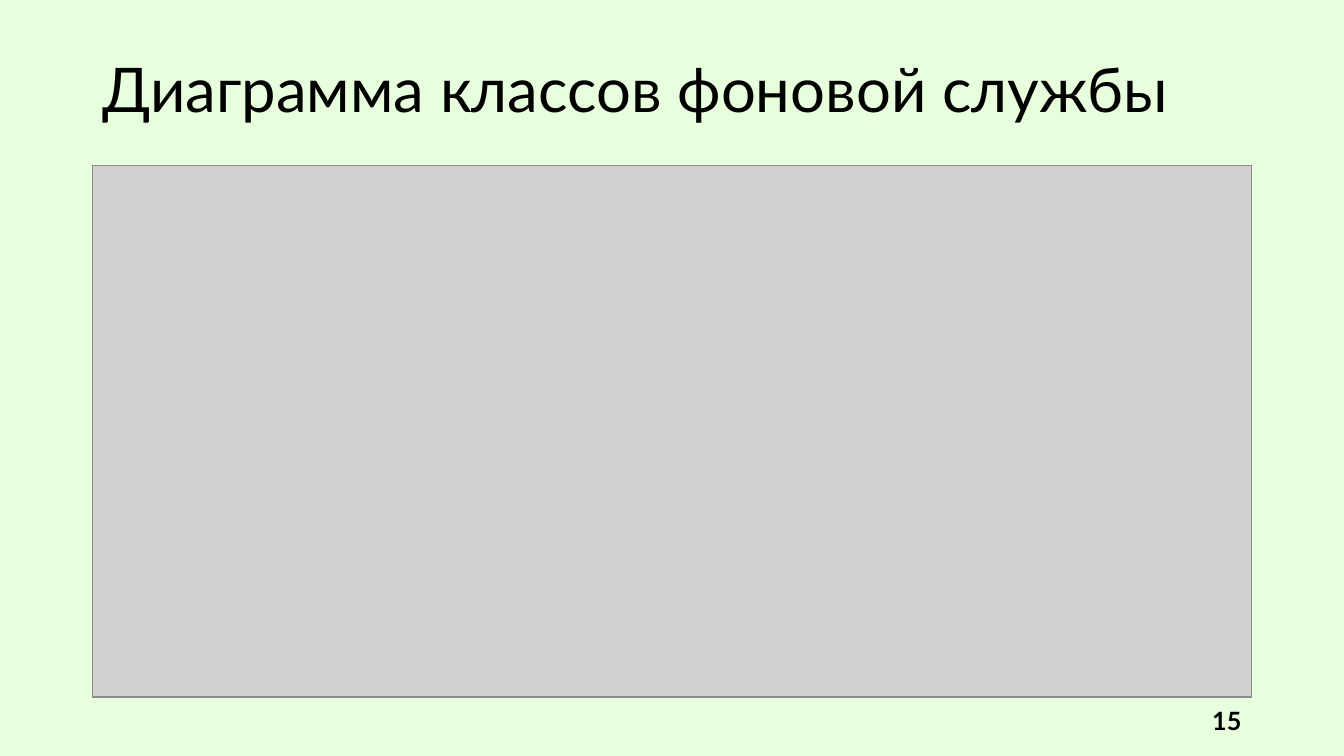
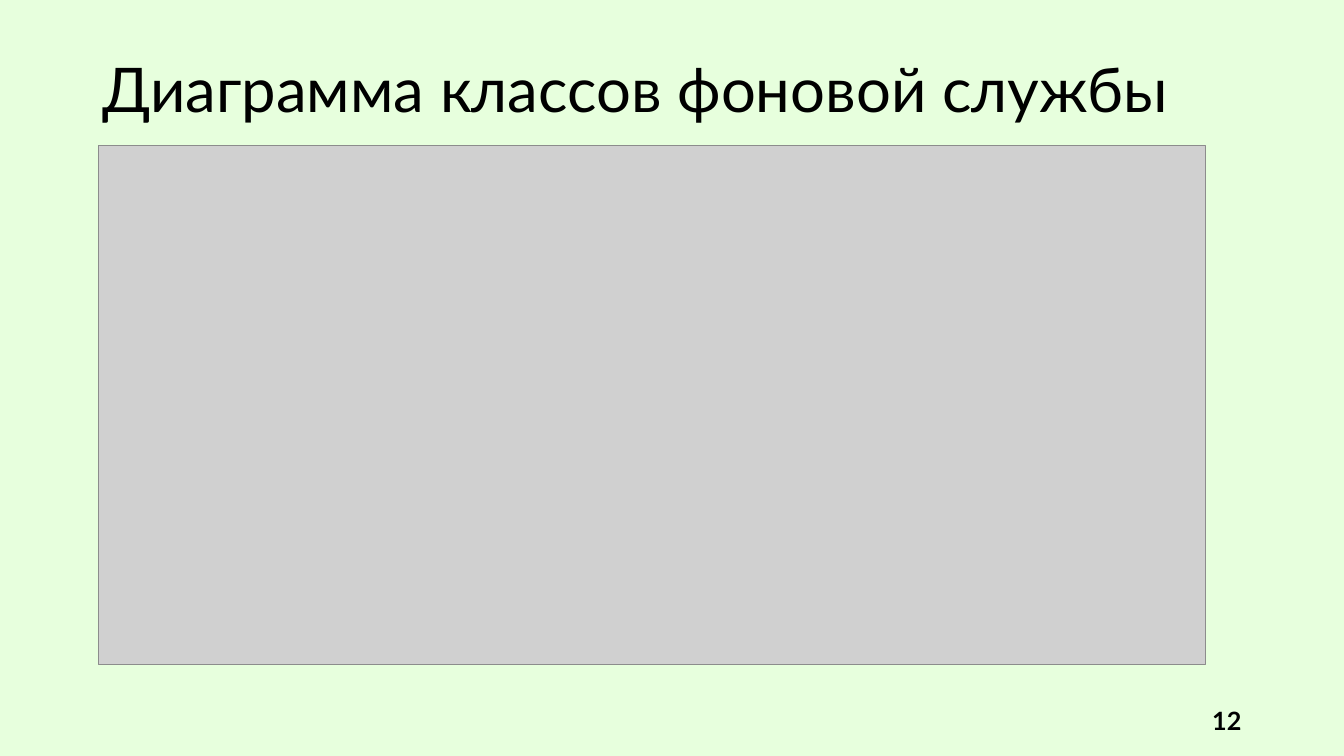
Before and after one commit to R0bari/MessageDeliveryService, a slide deck: slide 12 of Презентация/Сухарев. ВКР.pptx (slide 15 before the commit). Drawn at 1344x756 pixels with LibreOffice and Linux fonts; fonts in the diff are those of the drawing; grey boxes stand for pictures. Boxes give left, top, right and bottom in pixels: in the first picture for what was removed or moved away, otherwise in the second. Text is boxed around its words. In the diff, an @@ line names an element or a change of style, - is before the commit and + after.

```diff
--- a/Презентация/Сухарев. ВКР.pptx
+++ b/Презентация/Сухарев. ВКР.pptx
@@ picture: place and size @@
-picture at <box>93,165,1252,697</box>
+picture at <box>98,146,1205,665</box>
@@ page number at <box>1212,711,1241,730</box>: text changed @@
-15
+12
```
Also in this commit, not shown: 8 other slides changed, 12 other files.
